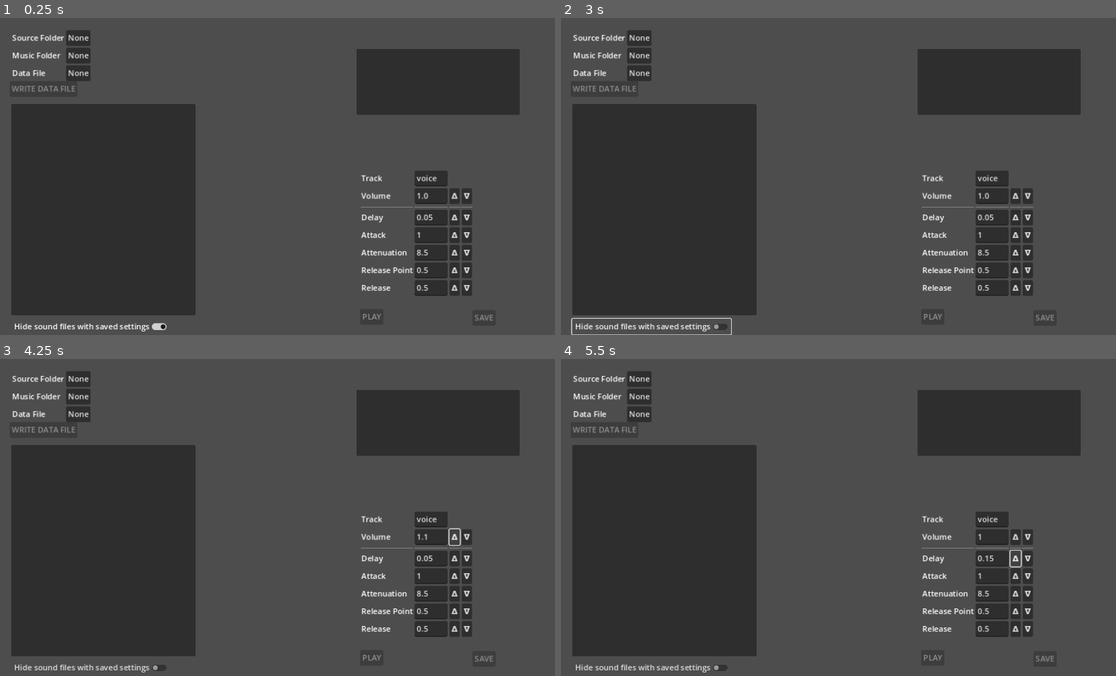
Above: before the commit, frames 1-4 (two rows, left to right).
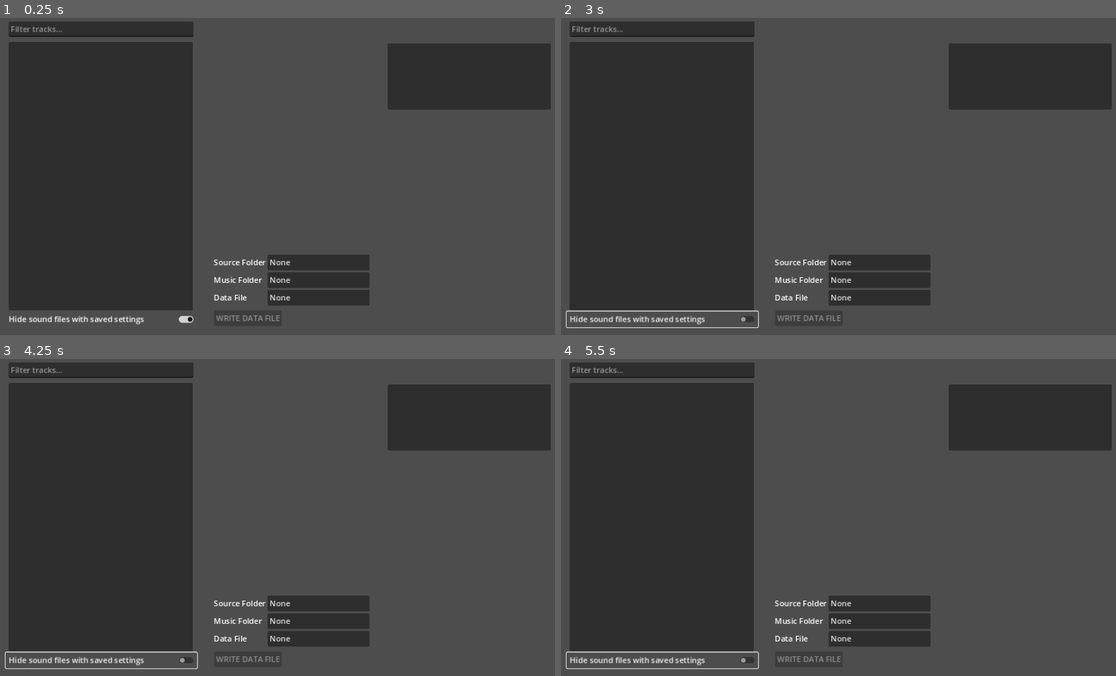
Above: after the commit, the same moments.

Repository: avanwinkle/DuckIt
Game: Godot game, scene res://Ducking.tscn
The game is run twice, just before and just after one commit, with the same random seed, the same clock (stepped at 60 frames per second) and the same inputs. Sound files missing from this copy of the repository are replaced by a short silence.
Inputs (mouse positions are in pixels of both pictures, inside the frame that each line leads up to):
- Up to frame 1 (0.25 s): no input
- Up to frame 2 (3 s): click "None" at 0.5 s; click "None" at 1.25 s; click "None" at 2 s; click "Hide sound files with saved s…" at 2.75 s
- Up to frame 3 (4.25 s): click (455, 536) at 3.5 s, where only the run before the commit has a clickable "ᐃ"
- Up to frame 4 (5.5 s): click (1027, 536) at 4.25 s, where only the run before the commit has a clickable "ᐁ"; click (1016, 558) at 5 s, where only the run before the commit has a clickable "ᐃ"

The runs differ from the first frame. In frame 1, 19% of the frame differs, in the area x 1-100%, y 1-99%; in frame 2, 19%, in the area x 0-100%, y 1-100%; in frame 3, 19%; in frame 4, 19%.
Error before the commit: Invalid assignment of property or key 'current_path' with value of type 'Nil' on a base object of type 'FileDialog'. (res://Ducking.gd:141)
Error after the commit: Invalid assignment of property or key 'current_dir' with value of type 'Nil' on a base object of type 'FileDialog'. (res://Ducking.gd:167)

Commit message:
Dynamic mix-rate, improved layout

Diff:
--- a/app/Ducking.gd
+++ b/app/Ducking.gd
@@ -10,6 +10,7 @@
 var data = {}
 var is_dirty = false
 
+const max_folder_chars = 36
 const default_settings = {
   "track": "voice",
   "volume": 1.0,
@@ -33,14 +34,21 @@
     $Files/MusicFolder.pressed.connect(self.set_music_folder)
     $Files/DataFile.pressed.connect(self.set_data_file)
     $SoundList.item_selected.connect(self.select_sound)
+    $SoundList.empty_clicked.connect(self.deselect_sound)
     $MusicList.item_selected.connect(self.play_music)
-    $Play.disabled = true
-    $Save.disabled = true
+    $MusicList.empty_clicked.connect(self.stop_music)
+    $Settings/Play.disabled = true
+    $Settings/Save.disabled = true
     $Write.disabled = true
-    $Play.pressed.connect(self.play_sound)
-    $Save.pressed.connect(self.save_sound)
+    $Settings.visible = false
+    $Settings/Play.pressed.connect(self.play_sound)
+    $Settings/Save.pressed.connect(self.save_sound)
     $Write.pressed.connect(self.write_data_file)
     $HideFinished.toggled.connect(self.toggle_hiding)
+    $Filter.text_changed.connect(self.filter_sounds)
+    $Settings/track.selected = 1
+    $Settings/sample_rate.selected = 2
+    $Settings/sample_rate.item_selected.connect(self.set_sample_rate)
 
     for c in $Settings.get_children():
         if "-" in c.name:
@@ -81,18 +89,26 @@
         print("Unable to save config file:", err)
 
 func select_sound(index=-1):
-    $Play.disabled = false
-    $Save.disabled = false
+    $Settings/Play.disabled = false
+    $Settings/Save.disabled = false
     var filename = $SoundList.get_item_text(index)
     print("Looking for filename %s in settings? %s" % [filename, data.has(filename)])
     var settings = data.get(filename, default_settings)
-    $Settings/track.text = settings.track
+    $Settings/track.selected = 1 if settings.track == "callout" else 0
     $Settings/volume.text = str(settings.volume)
     $Settings/delay.text = str(settings.ducking.delay)
     $Settings/attack.text = str(settings.ducking.attack)
     $Settings/attenuation.text = str(settings.ducking.attenuation)
     $Settings/release_point.text = str(settings.ducking.release_point)
     $Settings/release.text = str(settings.ducking.release)
+    $Settings.visible = true
+
+func deselect_sound(_position, _idx):
+    $Settings.visible = false
+    $SoundList.deselect_all()
+
+func filter_sounds(_text):
+    self.set_source_folder(config.source_folder)
 
 func play_music(name):
     var idx = $MusicList.get_selected_items()[0]
@@ -100,6 +116,10 @@
     print("Playing music at path %s" % path)
     SoundPlayer.play(path, "music",
         { "fade_in": 0.5, "fade_out": 1, "loop": true }, true)
+
+func stop_music(_position, _idx):
+    $MusicList.deselect_all()
+    SoundPlayer.stop_all(0.1)
 
 func play_sound():
     var idx = $SoundList.get_selected_items()[0]
@@ -120,7 +140,7 @@
 
 func generate_sound_config():
     return {
-      "track": $Settings/track.text,
+      "track": $Settings/track.get_item_text($Settings/track.selected),
       "volume": float($Settings/volume.text),
       "ducking": {
         "delay": float($Settings/delay.text),
@@ -162,7 +182,7 @@
     if config.source_folder:
       $SoundList.clear()
       self.parse_directory(path, $SoundList)
-      $Files/SourceFolder.text = path
+      $Files/SourceFolder.text = self.clip_source_path(path)
 
 func toggle_hiding(is_down):
     $SoundList.clear()
@@ -181,7 +201,7 @@
     if config.music_folder:
         $MusicList.clear()
         self.parse_directory(path, $MusicList)
-        $Files/MusicFolder.text = path
+        $Files/MusicFolder.text = self.clip_source_path(path)
 
 func set_data_file(path=""):
     if path == "":
@@ -191,12 +211,12 @@
       config.data_file = path
       self.save_config()
     if config.data_file:
-      $Files/DataFile.text = path
+      $Files/DataFile.text = self.clip_source_path(path)
 
 func parse_directory(path: String, target: ItemList):
     var assets = []
     var hide_existing = target == $SoundList and $HideFinished.button_pressed
-    print("Parsing director with path %s, hide_existing is %s" % [path, hide_existing])
+    #print("Parsing director with path %s, hide_existing is %s" % [path, hide_existing])
     var dir = DirAccess.open(path)
     if not dir:
       print("Unable to open path '%s'" % path)
@@ -211,7 +231,10 @@
           if hide_existing and data.has(file_name):
             pass
           else:
-            assets.push_back({"name": file_name, "path": "%s/%s" % [path, file_name]})
+            if target == $SoundList and $Filter.text != "" and not file_name.contains($Filter.text):
+              pass
+            else:
+              assets.push_back({"name": file_name, "path": "%s/%s" % [path, file_name]})
       file_name = dir.get_next()
     for asset in assets:
       #print("Adding asset '%s'" % asset.name)
@@ -258,3 +281,11 @@
         dialog.popup_centered()
       else:
         get_tree().quit() # default behavior
+
+func clip_source_path(path):
+  if path.length() <= max_folder_chars:
+    return path
+  return "...%s" % path.right(max_folder_chars)
+
+func set_sample_rate(idx):
+  SoundPlayer.mix_rate = int($Settings/sample_rate.get_item_text(idx))
--- a/app/Ducking.tscn
+++ b/app/Ducking.tscn
@@ -10,42 +10,84 @@
 grow_horizontal = 2
 grow_vertical = 2
 script = ExtResource("1_1pden")
+metadata/_edit_vertical_guides_ = [400.0, 440.0, 21.0, 1130.0]
+metadata/_edit_horizontal_guides_ = [630.0, 50.0]
 
 [node name="SoundList" type="ItemList" parent="."]
 layout_mode = 0
-offset_left = 27.0
-offset_top = 176.0
-offset_right = 403.0
-offset_bottom = 608.0
+offset_left = 22.0
+offset_top = 49.0
+offset_right = 398.0
+offset_bottom = 598.0
 size_flags_horizontal = 3
 size_flags_vertical = 3
 
 [node name="MusicList" type="ItemList" parent="."]
 layout_mode = 0
-offset_left = 731.0
-offset_top = 63.0
-offset_right = 1064.0
-offset_bottom = 198.0
+offset_left = 795.0
+offset_top = 52.0
+offset_right = 1128.0
+offset_bottom = 187.0
 size_flags_horizontal = 3
 size_flags_vertical = 3
 
 [node name="Settings" type="GridContainer" parent="."]
 layout_mode = 0
-offset_left = 741.0
-offset_top = 312.0
-offset_right = 917.0
-offset_bottom = 483.0
+offset_left = 441.0
+offset_top = 50.0
+offset_right = 687.0
+offset_bottom = 358.0
+theme_override_constants/h_separation = 10
+theme_override_constants/v_separation = 7
 columns = 4
 
+[node name="Label8" type="Label" parent="Settings"]
+layout_mode = 2
+text = "Sample Rate"
+
+[node name="sample_rate" type="OptionButton" parent="Settings"]
+layout_mode = 2
+item_count = 3
+popup/item_0/text = "32000"
+popup/item_0/id = 0
+popup/item_1/text = "44100"
+popup/item_1/id = 1
+popup/item_2/text = "48000"
+popup/item_2/id = 2
+
+[node name="blank3" type="Control" parent="Settings"]
+layout_mode = 2
+
+[node name="blank4" type="Control" parent="Settings"]
+layout_mode = 2
+
+[node name="HSeparator5" type="HSeparator" parent="Settings"]
+layout_mode = 2
+size_flags_horizontal = 3
+
+[node name="HSeparator6" type="HSeparator" parent="Settings"]
+layout_mode = 2
+size_flags_horizontal = 3
+
+[node name="HSeparator7" type="HSeparator" parent="Settings"]
+layout_mode = 2
+size_flags_horizontal = 3
+
+[node name="HSeparator8" type="HSeparator" parent="Settings"]
+layout_mode = 2
+size_flags_horizontal = 3
+
 [node name="Label6" type="Label" parent="Settings"]
 layout_mode = 2
 text = "Track"
 
-[node name="track" type="LineEdit" parent="Settings"]
-layout_mode = 2
-text = "voice"
-context_menu_enabled = false
-virtual_keyboard_enabled = false
+[node name="track" type="OptionButton" parent="Settings"]
+layout_mode = 2
+item_count = 2
+popup/item_0/text = "voice"
+popup/item_0/id = 0
+popup/item_1/text = "callout"
+popup/item_1/id = 1
 
 [node name="blank" type="Control" parent="Settings"]
 layout_mode = 2
@@ -177,12 +219,20 @@
 layout_mode = 2
 text = "ᐁ"
 
+[node name="Play" type="Button" parent="Settings"]
+layout_mode = 2
+text = "PLAY"
+
+[node name="Save" type="Button" parent="Settings"]
+layout_mode = 2
+text = "SAVE"
+
 [node name="Files" type="GridContainer" parent="."]
 layout_mode = 0
-offset_left = 29.0
-offset_top = 25.0
-offset_right = 189.0
-offset_bottom = 126.0
+offset_left = 440.0
+offset_top = 484.0
+offset_right = 758.0
+offset_bottom = 585.0
 columns = 2
 
 [node name="Label" type="Label" parent="Files"]
@@ -191,6 +241,7 @@
 
 [node name="SourceFolder" type="Button" parent="Files"]
 layout_mode = 2
+size_flags_horizontal = 3
 text = "None"
 alignment = 0
 
@@ -211,45 +262,32 @@
 layout_mode = 2
 text = "None"
 alignment = 0
-
-[node name="Play" type="Button" parent="."]
-layout_mode = 1
-anchors_preset = -1
-anchor_right = 0.296
-anchor_bottom = 0.5
-offset_left = 739.0
-offset_top = 595.0
-offset_right = 445.008
-offset_bottom = 302.0
-text = "PLAY"
-
-[node name="Save" type="Button" parent="."]
-layout_mode = 1
-anchors_preset = -1
-anchor_right = 0.296
-anchor_bottom = 0.5
-offset_left = 968.0
-offset_top = 597.0
-offset_right = 674.008
-offset_bottom = 304.0
-text = "SAVE"
 
 [node name="Write" type="Button" parent="."]
 layout_mode = 1
 anchors_preset = -1
 anchor_right = 0.296
 anchor_bottom = 0.5
-offset_left = 24.0
-offset_top = 129.0
-offset_right = -178.992
-offset_bottom = -164.0
+offset_left = 441.0
+offset_top = 598.0
+offset_right = 238.008
+offset_bottom = 305.0
 text = "WRITE DATA FILE"
 
 [node name="HideFinished" type="CheckButton" parent="."]
 layout_mode = 0
-offset_left = 27.0
-offset_top = 615.0
-offset_right = 71.0
-offset_bottom = 639.0
+offset_left = 16.0
+offset_top = 600.0
+offset_right = 406.0
+offset_bottom = 631.0
 button_pressed = true
 text = "Hide sound files with saved settings"
+
+[node name="Filter" type="LineEdit" parent="."]
+layout_mode = 0
+offset_left = 22.0
+offset_top = 7.0
+offset_right = 399.0
+offset_bottom = 38.0
+placeholder_text = "Filter tracks..."
+clear_button_enabled = true
--- a/app/SoundPlayer.gd
+++ b/app/SoundPlayer.gd
@@ -22,6 +22,8 @@
 var _music_interrupt_channel: AudioStreamPlayer
 var _music_interrupt_time: float
 var _music_loop_channel: AudioStreamPlayer
+
+var mix_rate = 48000
 
 # Counter for the current loop number of the music (zero-indexed)
 var _music_loops: int = 0
@@ -251,7 +253,7 @@
             stream = AudioStreamWAV.new()
             stream.data = buffer
             stream.format = 1 # 16 bit
-            stream.mix_rate = 48000
+            stream.mix_rate = mix_rate
             stream.stereo = false
           elif filepath.ends_with(".ogg"):
             stream = AudioStreamOggVorbis.new()
Not shown, changed: app/export_presets.cfg
